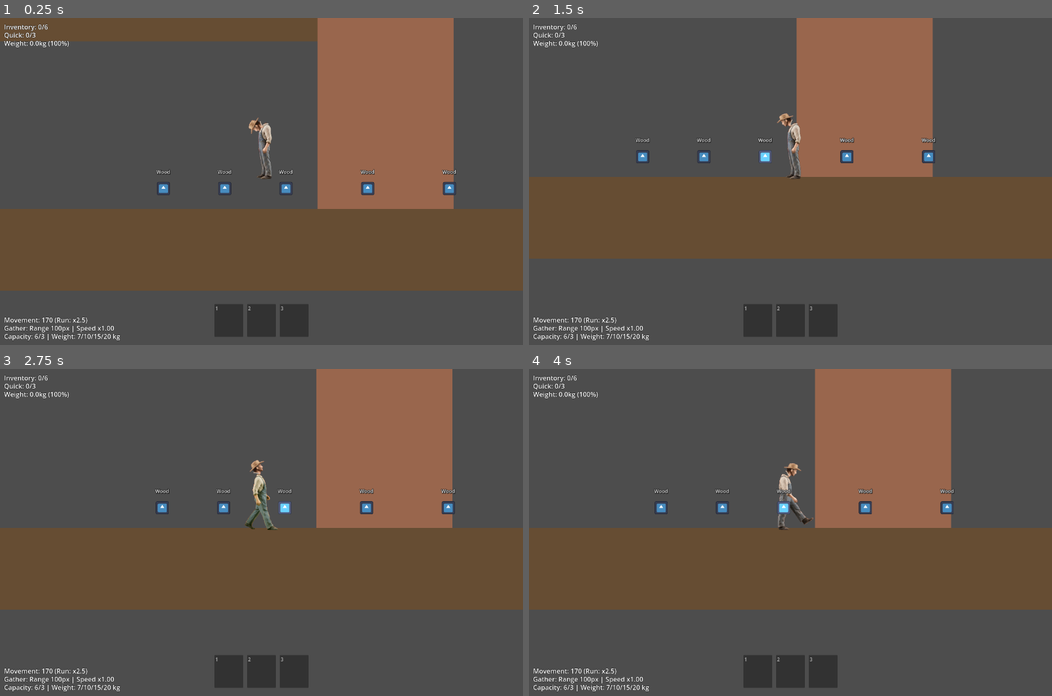
Above: before the commit, frames 1-4 (two rows, left to right).
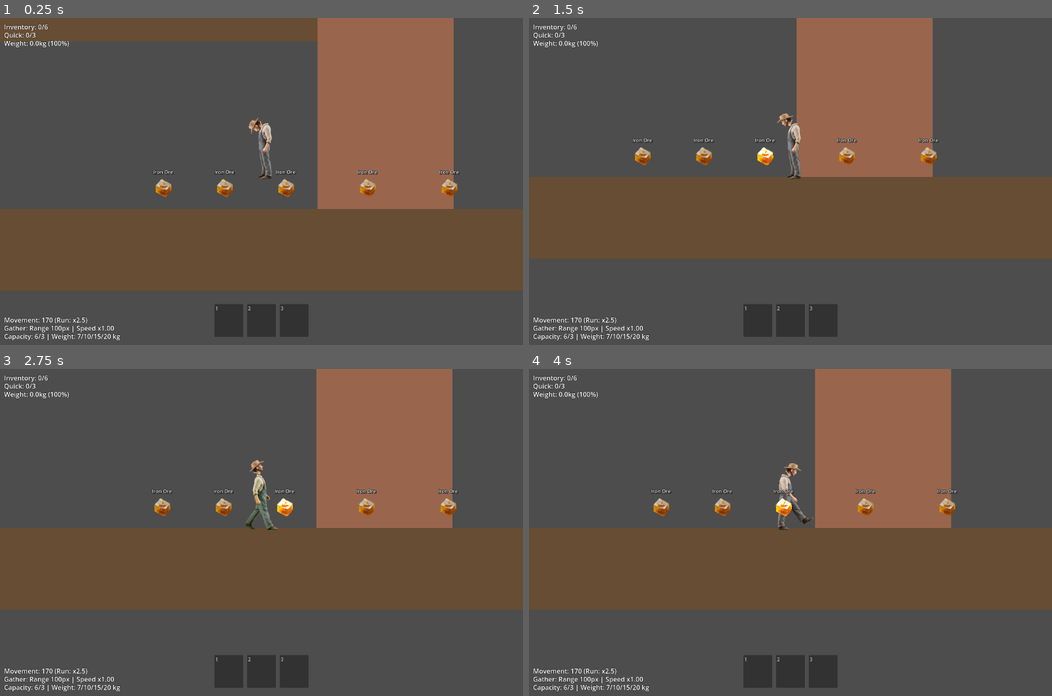
Above: after the commit, the same moments.

Repository: LouisZCode/mechanics_tests
Game: Godot game, scene res://scenes/main.tscn
The game is run twice, just before and just after one commit, with the same random seed, the same clock (stepped at 60 frames per second) and the same inputs. The engine's default icon, where the game draws it, is replaced by a stand-in: a white triangle on a blue panel in a dark square.
Inputs (mouse positions are in pixels of both pictures, inside the frame that each line leads up to):
- Up to frame 1 (0.25 s): no input
- Up to frame 2 (1.5 s): tap Enter at 0.5 s; move the mouse to (905, 165) at 0.52 s; hold Right (ui_right) 0.53-1.25 s; hold F (interact) 0.53-1.25 s; click (905, 165) at 0.67 s; tap Space (ui_select) at 0.77 s; drag from (685, 197) to (790, 142) at 1.27 s
- Up to frame 3 (2.75 s): tap Space (ui_select) at 2 s; move the mouse to (313, 460) at 2.02 s; hold Left (ui_left) from 2.03 s (still down); hold 2 (quickslot_2) from 2.03 s (still down)
- Up to frame 4 (4 s): release Left (ui_left) at 2.75 s; release 2 (quickslot_2) at 2.75 s; drag from (764, 597) to (790, 493) at 2.77 s; tap Enter at 3.5 s; move the mouse to (947, 581) at 3.52 s; hold Right (ui_right) from 3.53 s (still down); hold Mouse wheel down (quickslot_next) from 3.53 s (still down); tap Space (ui_select) at 3.77 s

The runs differ from the first frame. In frame 1, 0.8% of the frame differs, in the area x 29-88%, y 46-55%; in frame 2, 0.8%; in frame 3, 0.8%, in the area x 29-88%, y 36-45%; in frame 4, 0.8%.

Commit message:
feature: limit of item stack that can be in quickslot - different than the limit in inventory

Diff:
--- a/resources/items/ore.tres
+++ b/resources/items/ore.tres
@@ -11,6 +11,18 @@
 icon = ExtResource("1_wtc77")
 gather_time = 3.0
 gather_hint = "Hold F to gather ore"
+slots_taken = 1
+max_stack = 99
+quickslot_stack_multiplier = 0.05
 weight = 3.0
+durability_cost_attack = 0
+durability_cost_dig = 0
+durability_cost_mine = 0
+durability_cost_gather = 0
+durability_cost_chop = 0
+attack_cooldown = 0.0
+attack_range = 0.0
+action_mode_movement_speed = 1.0
+action_mode_description = ""
 sell_value = 20
 rarity = 1
--- a/resources/items/shovel.tres
+++ b/resources/items/shovel.tres
@@ -14,23 +14,19 @@
 can_be_gathered = false
 gather_time = 0.0
 gather_hint = ""
+slots_taken = 2
 max_stack = 1
+quickslot_stack_multiplier = 1.0
 weight = 2.0
 stat_durability = 100
 stat_mining_power = 5
 stat_attack_damage = 15
-durability_cost_attack = 5
-durability_cost_dig = 1
-durability_cost_mine = 2
-durability_cost_gather = 1
 durability_cost_chop = 3
 attack_windup_time = 2.0
 attack_cooldown = 1.0
 attack_range = 60.0
 attack_animation = "shovel_attack"
 action_mode_movement_speed = 0.3
-action_mode_can_rotate = true
-action_mode_animation = ""
 action_mode_description = "Heavy Stance"
 tool_gathering_speed_bonus = 1.5
 tool_mining_bonus = 1.3
--- a/resources/items/stone.tres
+++ b/resources/items/stone.tres
@@ -7,13 +7,11 @@
 item_name = "Stone"
 item_id = "stone"
 description = "Solid stone from the surface. Heavier than wood but still useful."
-gather_time = 2.0
 gather_hint = "Hold F to gather stone"
 weight = 1.5
 stat_attack_damage = 8
 attack_windup_time = 1.0
 attack_cooldown = 1.2
-action_mode_movement_speed = 0.0
 action_mode_can_rotate = false
 action_mode_description = "Bracing"
 sell_value = 8
--- a/resources/items/wood.tres
+++ b/resources/items/wood.tres
@@ -14,6 +14,5 @@
 attack_windup_time = 0.5
 attack_cooldown = 0.8
 action_mode_movement_speed = 0.8
-action_mode_can_rotate = true
 action_mode_description = "Holding Up"
 sell_value = 5
--- a/scenes/pickable_item.tscn
+++ b/scenes/pickable_item.tscn
@@ -2,7 +2,7 @@
 
 [ext_resource type="Script" path="res://scripts/pickable_item.gd" id="1_pickable_script"]
 [ext_resource type="Texture2D" uid="uid://da6yytu5q3gyt" path="res://icon.svg" id="2_icon"]
-[ext_resource type="Resource" uid="uid://cq8j5r9t6u3v1" path="res://resources/items/wood.tres" id="3_wood"]
+[ext_resource type="Resource" uid="uid://d5k1n7p3xay2" path="res://resources/items/ore.tres" id="3_ore"]
 
 [sub_resource type="CircleShape2D" id="CircleShape2D_item"]
 radius = 30.0
@@ -11,7 +11,7 @@
 collision_layer = 4
 collision_mask = 0
 script = ExtResource("1_pickable_script")
-item_data = ExtResource("3_wood")
+item_data = ExtResource("3_ore")
 
 [node name="Sprite2D" type="Sprite2D" parent="."]
 scale = Vector2(0.25, 0.25)
--- a/scripts/mechanics/inventory_mechanic.gd
+++ b/scripts/mechanics/inventory_mechanic.gd
@@ -47,18 +47,21 @@
 	var target_inventory = quickslots if to_quickslot else main_inventory
 	var remaining = quantity
 
+	# Get effective max stack for this inventory type
+	var effective_max_stack = item_data.get_max_stack_for_quickslot() if to_quickslot else item_data.max_stack
+
 	# Check if can stack with existing items
 	for slot in target_inventory:
-		if slot.can_stack_with(item_data) and slot.has_space_for(remaining):
+		if slot.can_stack_with(item_data) and slot.has_space_for(remaining, effective_max_stack):
 			return true
 		elif slot.can_stack_with(item_data) and not slot.is_empty():
-			var space_in_slot = item_data.max_stack - slot.quantity
+			var space_in_slot = effective_max_stack - slot.quantity
 			remaining -= space_in_slot
 			if remaining <= 0:
 				return true
 
 	# Check for empty slots
-	var empty_slots_needed = ceili(float(remaining) / float(item_data.max_stack))
+	var empty_slots_needed = ceili(float(remaining) / float(effective_max_stack))
 	var empty_slots_available = 0
 
 	for slot in target_inventory:
@@ -76,6 +79,9 @@
 	var target_inventory = quickslots if to_quickslot else main_inventory
 	var remaining = quantity
 
+	# Get effective max stack for this inventory type
+	var effective_max_stack = item_data.get_max_stack_for_quickslot() if to_quickslot else item_data.max_stack
+
 	# Try to stack with existing items first
 	for slot in target_inventory:
 		if remaining <= 0:
@@ -86,7 +92,7 @@
 			if slot.item_data == null:
 				slot.set_item(item_data, 0)
 
-			var added = slot.add_quantity(remaining)
+			var added = slot.add_quantity(remaining, effective_max_stack)
 			remaining -= added
 
 	# Fill empty slots with remaining items
@@ -95,7 +101,7 @@
 			break
 
 		if slot.is_empty():
-			var amount_for_slot = mini(remaining, item_data.max_stack)
+			var amount_for_slot = mini(remaining, effective_max_stack)
 			slot.set_item(item_data, amount_for_slot)
 			remaining -= amount_for_slot
 
@@ -275,11 +281,30 @@
 		return false
 
 	# Try to combine stacks first (if same item and stackable)
-	if _try_combine_stacks(from_slot, to_slot):
+	if _try_combine_stacks(from_slot, to_slot, to_is_quick):
 		# Stacking succeeded - emit signals and return
 		inventory_changed.emit()
 		_recalculate_weight()
 		return true
+
+	# EDGE CASE: Dragging item from main to quickslot, but quantity exceeds quickslot limit
+	if not from_is_quick and to_is_quick and not from_slot.is_empty():
+		var quickslot_max = from_slot.item_data.get_max_stack_for_quickslot()
+		if from_slot.quantity > quickslot_max:
+			# Split stack: Move only what fits in quickslot
+			if to_slot.is_empty():
+				# Target is empty - move quickslot_max amount
+				to_slot.set_item(from_slot.item_data, quickslot_max)
+				from_slot.remove_quantity(quickslot_max)
+
+				inventory_changed.emit()
+				_recalculate_weight()
+				print("Split stack: Moved %d to quickslot, %d remains in main inventory" % [quickslot_max, from_slot.quantity])
+				return true
+			else:
+				# Target has different item - can't fit, abort
+				print("Cannot move: Stack too large for quickslot (%d > %d max)" % [from_slot.quantity, quickslot_max])
+				return false
 
 	# Stacking failed or not applicable - do swap instead
 	# Store from_slot data
@@ -309,9 +334,10 @@
 	Convenience wrapper for swap_slots()"""
 	return swap_slots(main_idx, false, quick_idx, true)
 
-func _try_combine_stacks(from_slot: InventorySlot, to_slot: InventorySlot) -> bool:
+func _try_combine_stacks(from_slot: InventorySlot, to_slot: InventorySlot, to_is_quickslot: bool = false) -> bool:
 	"""Try to combine two slots if they contain stackable items of the same type.
-	Returns true if stacking occurred, false if items can't be stacked"""
+	Returns true if stacking occurred, false if items can't be stacked
+	to_is_quickslot: Whether the target slot is in quickslots (affects max stack)"""
 
 	# Can't stack if either slot is empty
 	if from_slot.is_empty() or to_slot.is_empty():
@@ -325,23 +351,26 @@
 	if from_slot.item_data.max_stack <= 1:
 		return false
 
+	# Get effective max stack for target slot
+	var effective_max_stack = from_slot.item_data.get_max_stack_for_quickslot() if to_is_quickslot else from_slot.item_data.max_stack
+
 	# Can't stack if target is already at max capacity
-	if to_slot.quantity >= from_slot.item_data.max_stack:
+	if to_slot.quantity >= effective_max_stack:
 		return false
 
 	# Calculate how much we can add to target
-	var space_in_target = from_slot.item_data.max_stack - to_slot.quantity
+	var space_in_target = effective_max_stack - to_slot.quantity
 	var amount_to_move = min(from_slot.quantity, space_in_target)
 
 	# Move items from source to target
-	to_slot.add_quantity(amount_to_move)
+	to_slot.add_quantity(amount_to_move, effective_max_stack)
 	from_slot.remove_quantity(amount_to_move)
 
 	# If source is now empty, clear it
 	if from_slot.quantity <= 0:
 		from_slot.clear()
 
-	print("Stacked %d items - Target now has %d/%d" % [amount_to_move, to_slot.quantity, to_slot.item_data.max_stack])
+	print("Stacked %d items - Target now has %d/%d" % [amount_to_move, to_slot.quantity, effective_max_stack])
 
 	return true
 
--- a/scripts/resources/inventory_slot.gd
+++ b/scripts/resources/inventory_slot.gd
@@ -29,25 +29,29 @@
 	# Must be same item and stackable
 	return item_data.item_id == other_item_data.item_id and item_data.max_stack > 1
 
-func has_space_for(amount: int) -> bool:
-	"""Check if this slot has space for more of the item"""
+func has_space_for(amount: int, custom_max_stack: int = -1) -> bool:
+	"""Check if this slot has space for more of the item
+	custom_max_stack: Override max stack (used for quickslot limits)"""
 	if is_empty():
 		return true
 
 	if item_data == null:
 		return false
 
-	return (quantity + amount) <= item_data.max_stack
+	var effective_max = custom_max_stack if custom_max_stack > 0 else item_data.max_stack
+	return (quantity + amount) <= effective_max
 
-func add_quantity(amount: int) -> int:
+func add_quantity(amount: int, custom_max_stack: int = -1) -> int:
 	"""
 	Add quantity to this slot
 	Returns: Amount actually added (may be less if stack limit reached)
+	custom_max_stack: Override max stack (used for quickslot limits)
 	"""
 	if item_data == null:
 		return 0
 
-	var space_available = item_data.max_stack - quantity
+	var effective_max = custom_max_stack if custom_max_stack > 0 else item_data.max_stack
+	var space_available = effective_max - quantity
 	var amount_to_add = min(amount, space_available)
 	quantity += amount_to_add
 	return amount_to_add
--- a/scripts/resources/item_data.gd
+++ b/scripts/resources/item_data.gd
@@ -43,6 +43,7 @@
 @export_group("Inventory")
 @export var slots_taken: int = 1  # How many inventory slots this item occupies
 @export var max_stack: int = 99  # Maximum stack size (1 = doesn't stack)
+@export_range(0.01, 1.0, 0.01) var quickslot_stack_multiplier: float = 1.0  # Multiplier for max stack in quickslots
 @export var weight: float = 1.0  # Affects climbing speed, carry capacity
 
 # Item Stats (for tools/weapons)
@@ -109,6 +110,10 @@
 		return false
 	return other.item_id == item_id and max_stack > 1
 
+func get_max_stack_for_quickslot() -> int:
+	"""Get the maximum stack size allowed in quickslots"""
+	return max(1, int(max_stack * quickslot_stack_multiplier))
+
 func get_gather_time_display() -> String:
 	"""Get human-readable gather time"""
 	return "%.1f seconds" % gather_time
Not shown: 1 places in resources/items/stone.tres that only renumber resources
Not shown: 1 places in resources/items/wood.tres that only renumber resources
